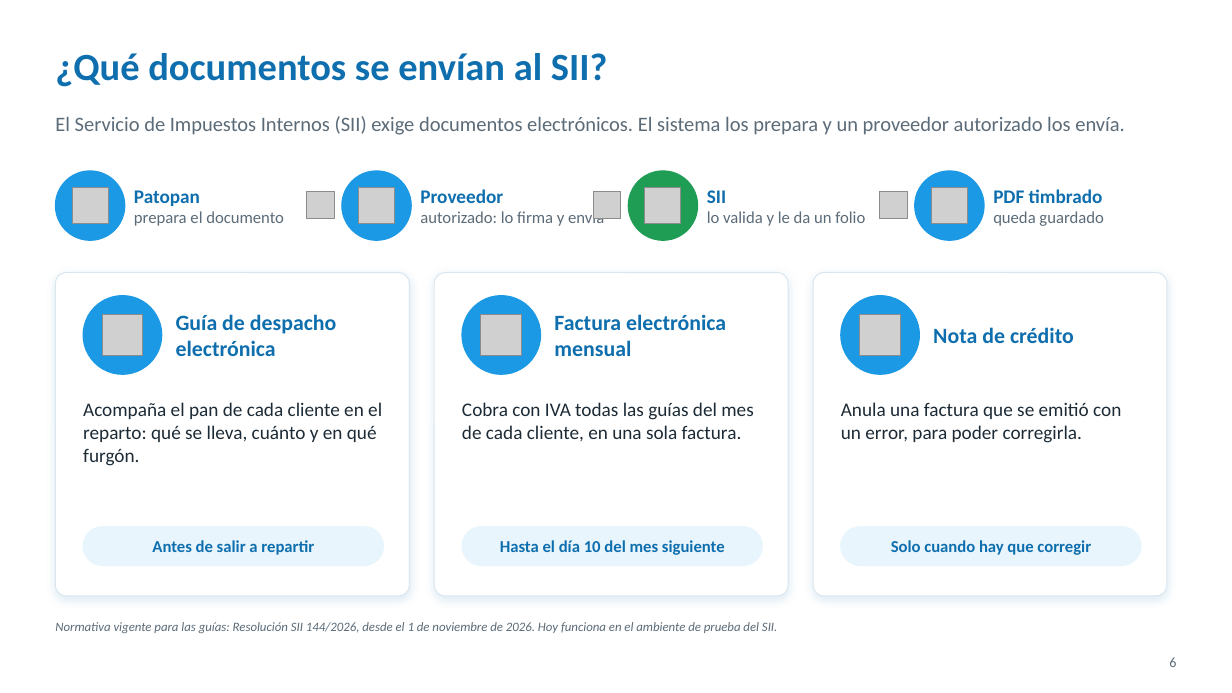
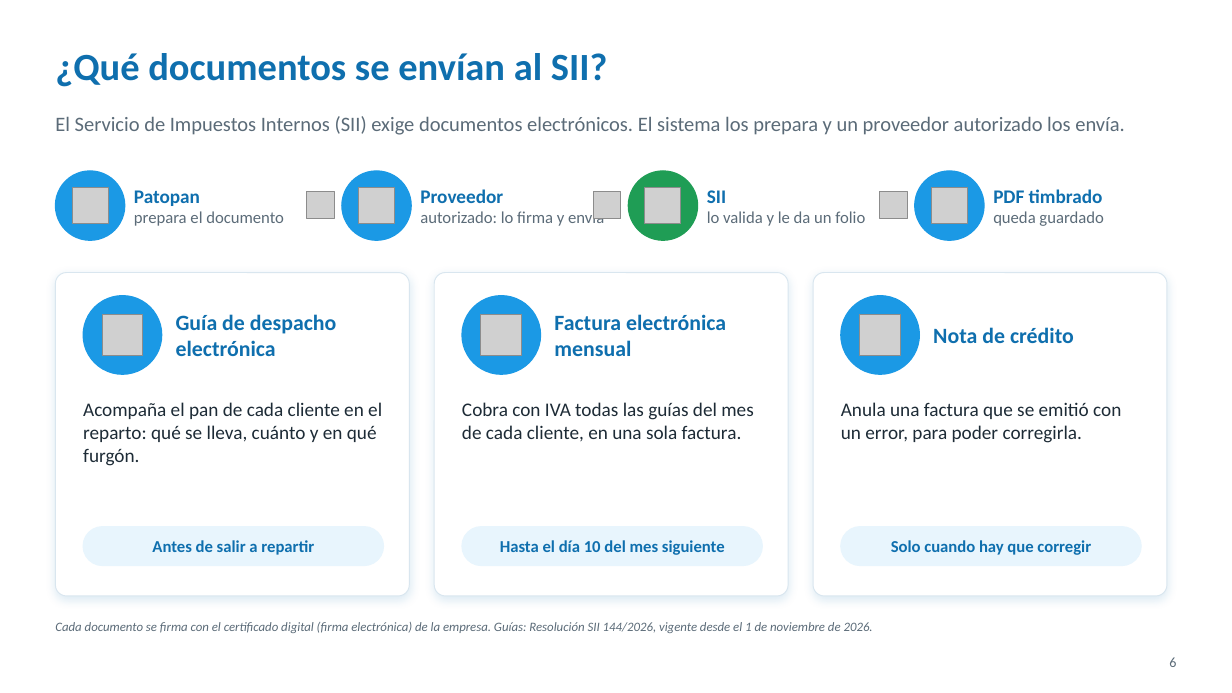
Before and after one commit to Javi3rr/proyecto-capstone, a slide deck: slide 6 of Fase 3/Evidencias Grupales/2. Presentación/Patopan_Presentacion_Final.pptx. Drawn at 1232x693 pixels with LibreOffice and Linux fonts; fonts in the diff are those of the drawing; grey boxes stand for pictures; background and template pictures are left out. Boxes give left, top, right and bottom in pixels: in the first picture for what was removed or moved away, otherwise in the second. Text is boxed around its words. In the diff, an @@ line names an element or a change of style, - is before the commit and + after.

```diff
--- a/Fase 3/Evidencias Grupales/2. Presentación/Patopan_Presentacion_Final.pptx
+++ b/Fase 3/Evidencias Grupales/2. Presentación/Patopan_Presentacion_Final.pptx
@@ text at <box>55,622,873,633</box>: text changed @@
-Normativa vigente para las guías: Resolución SII 144/2026, desde el 1 de noviembre de 2026. Hoy funciona en el ambiente de prueba del SII.
+Cada documento se firma con el certificado digital (firma electrónica) de la empresa. Guías: Resolución SII 144/2026, vigente desde el 1 de noviembre de 2026.
```
Also in this commit, not shown: 8 other slides changed, 5 slides added, 2 slides removed.
